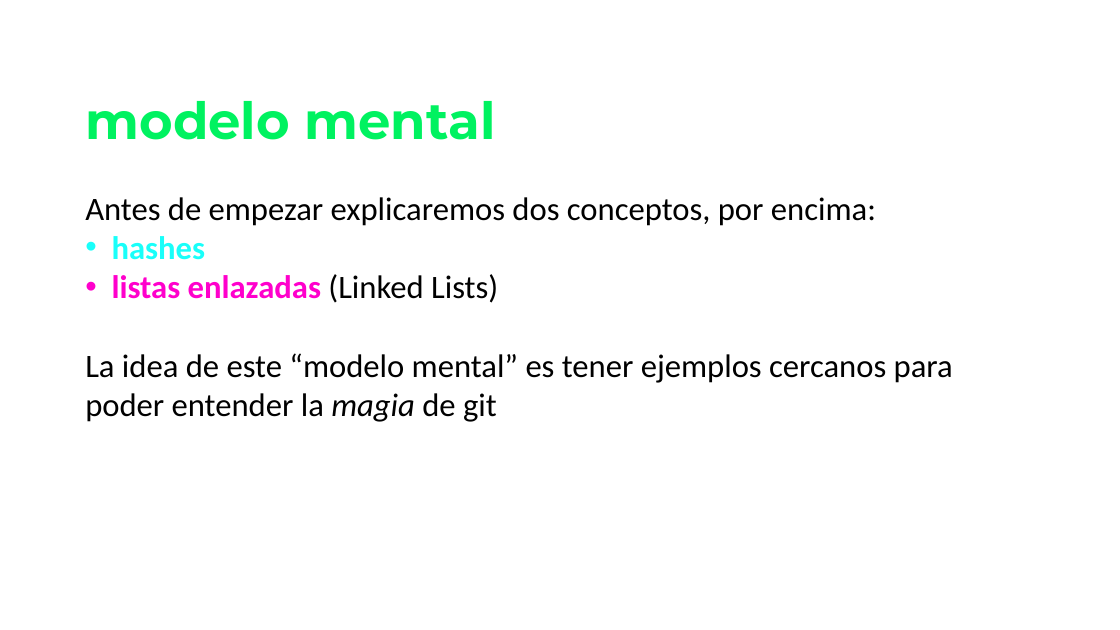
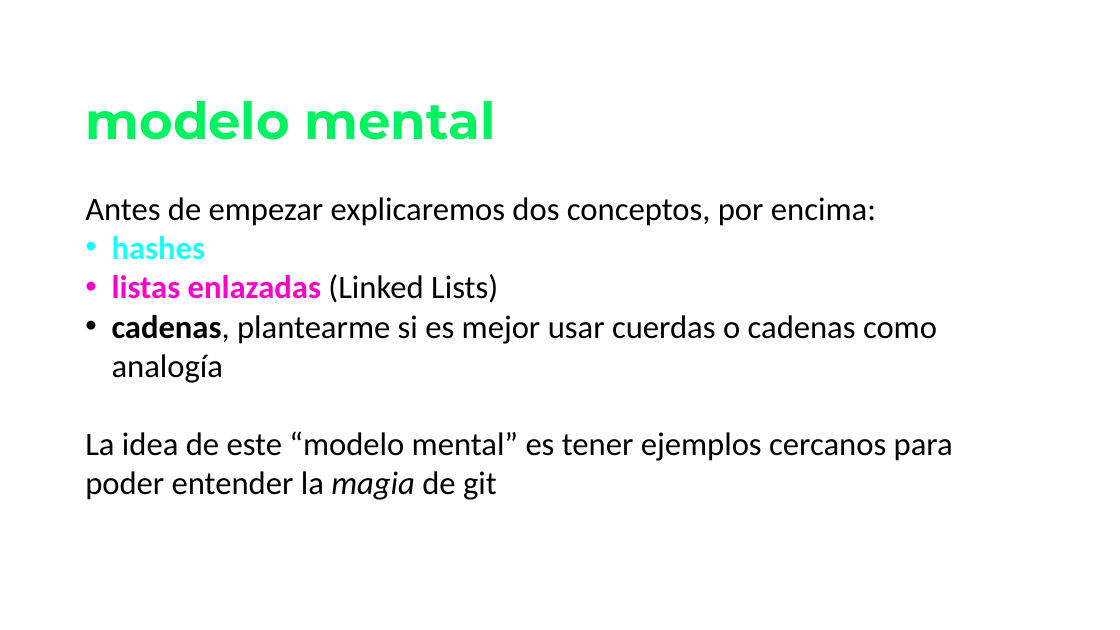
Before and after one commit to jofaval/talks-about, a slide deck: slide 12 of simplifying-git/fear-the-cli-no-more/simplifying-git-fear-the-cli-no-more.slides.es.pptx (slide 8 before the commit). Drawn at 1120x630 pixels with LibreOffice and Linux fonts; fonts in the diff are those of the drawing. Boxes give left, top, right and bottom in pixels: in the first picture for what was removed or moved away, otherwise in the second. Text is boxed around its words. In the diff, an @@ line names an element or a change of style, - is before the commit and + after.

```diff
--- a/simplifying-git/fear-the-cli-no-more/simplifying-git-fear-the-cli-no-more.slides.es.pptx
+++ b/simplifying-git/fear-the-cli-no-more/simplifying-git-fear-the-cli-no-more.slides.es.pptx
@@ text at [112, 315, 937, 383]: paragraph added @@
+• cadenas, plantearme si es mejor usar cuerdas o cadenas como analogía
```
Also in this commit, not shown: 3 other slides changed, 26 slides added, 1 other file.
